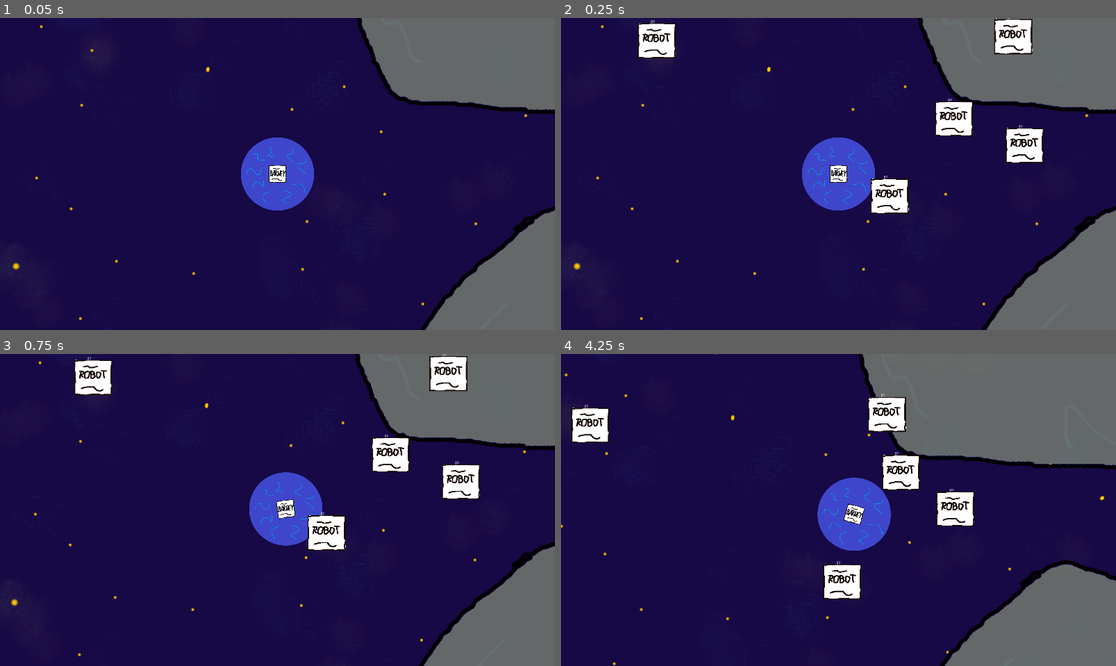
Above: before the commit, frames 1-4 (two rows, left to right).
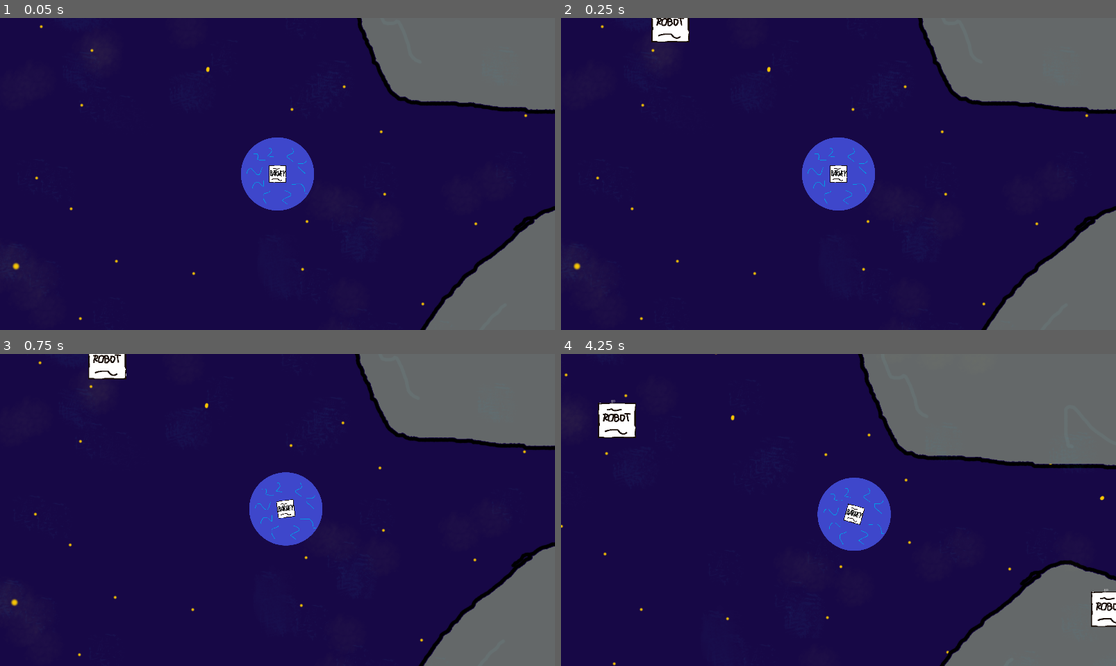
Above: after the commit, the same moments.

Repository: game-jam-team-gut/not-so-lonely
Game: Godot game, scene res://Space.tscn
Two runs of this game, one before a commit and one after it. Both use one fixed random seed, a clock stepped at 60 frames per second and the inputs below.
Inputs (mouse positions are in pixels of both pictures, inside the frame that each line leads up to):
- Up to frame 1 (0.05 s): no input
- Up to frame 2 (0.25 s): no input
- Up to frame 3 (0.75 s): move the mouse to (399, 494) at 0.52 s; press the mouse at (399, 494) at 0.53 s
- Up to frame 4 (4.25 s): move the mouse to (727, 525) at 1.27 s; release the mouse at (727, 525) at 1.28 s; right-click (727, 525) at 1.35 s; move the mouse to (894, 441) at 2.02 s; press the mouse at (894, 441) at 2.03 s; move the mouse to (810, 572) at 2.77 s; release the mouse at (810, 572) at 2.78 s; right-click (810, 572) at 2.85 s; move the mouse to (1005, 556) at 3.52 s; press the mouse at (1005, 556) at 3.53 s

Frame 1 is identical in both runs. In frame 2, 4.0% of the frame differs, in the area x 13-87%, y 0-63%; in frame 3, 4.0%; in frame 4, 4.9%, in the area x 1-100%, y 12-88%.

Commit message:
Fix spawning robots on player

Diff:
--- a/Space/RobotSpawner/RobotSpawner.gd
+++ b/Space/RobotSpawner/RobotSpawner.gd
@@ -20,8 +20,11 @@
 		var robot_instance = robots[rand_range(0, len(robots))].instance()
 		get_parent().add_child(robot_instance)
 		rng.randomize()
-		var delta = Vector2(rng.randf_range(-1,1), rng.randf_range(-1,1))
-		robot_instance.position = camera.get_camera_position() + spawn_distance * delta
+		var signs = [1, -1]
+		var rand_sign = Vector2(signs[rng.randi_range(0,1)], signs[rng.randi_range(0,1)])
+		rng.randomize()
+		var delta = Vector2(rng.randf_range(0.1,1), rng.randf_range(0.1,1))
+		robot_instance.position = camera.get_camera_position() + spawn_distance * delta * rand_sign
 
 		current_robots.append(robot_instance)
 		robot_instance.camera = camera
